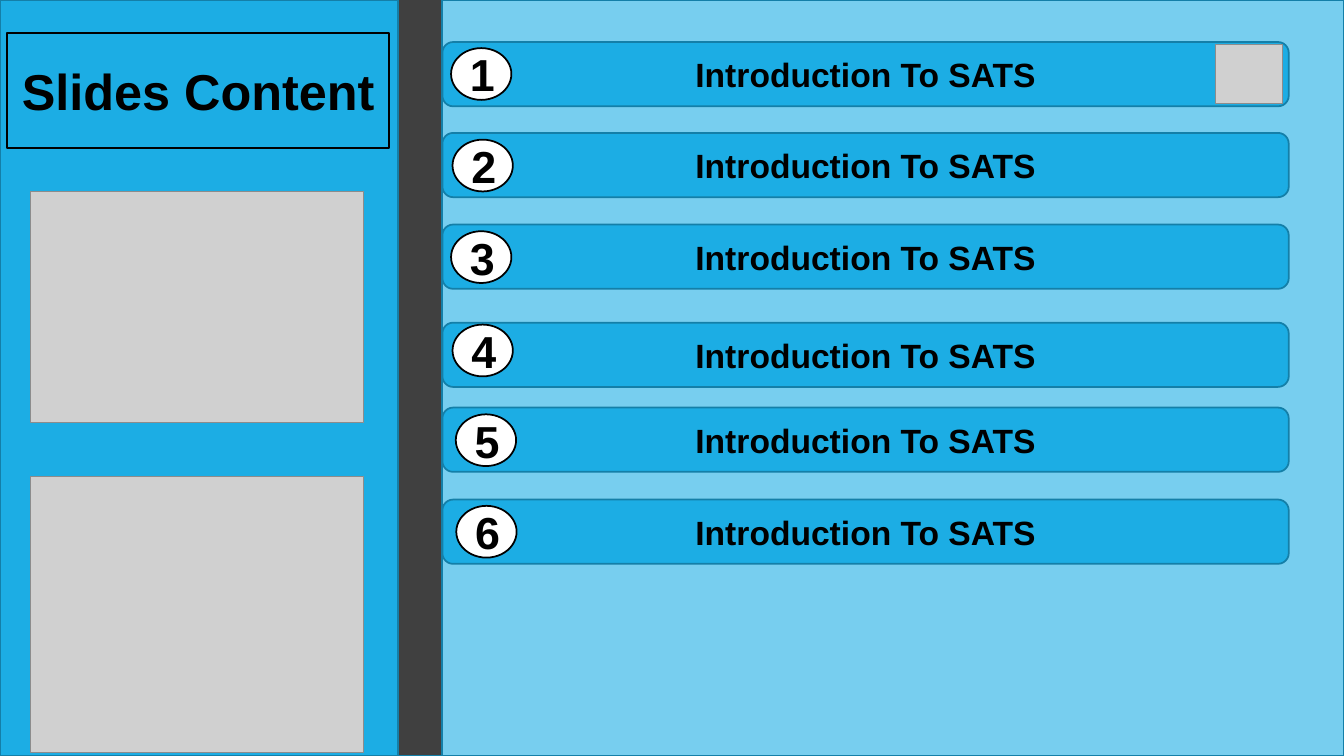
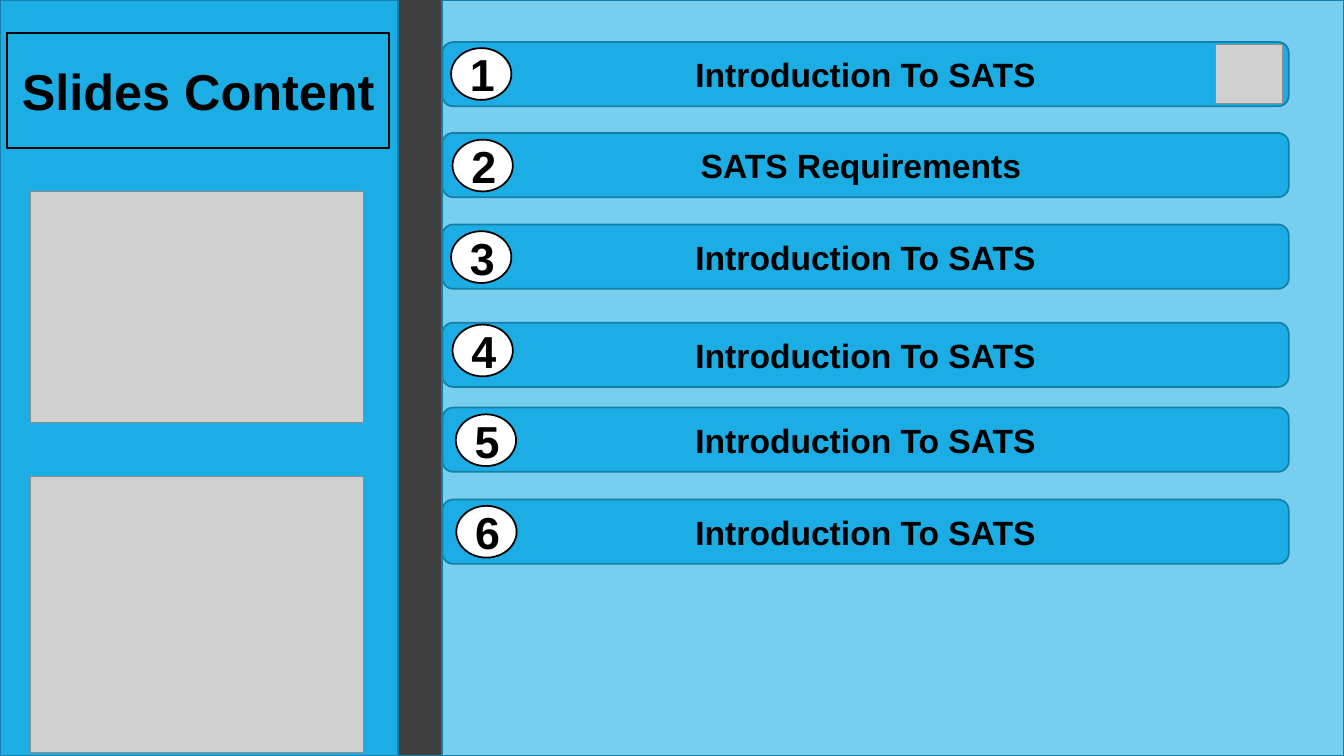
Before and after one commit to hashem-ali/SATS, a slide deck: slide 3 of ProjectPhases/Project-Phase-03-CS310-F-171.pptx. Drawn at 1344x756 pixels with LibreOffice and Linux fonts; fonts in the diff are those of the drawing; grey boxes stand for pictures. Boxes give left, top, right and bottom in pixels: in the first picture for what was removed or moved away, otherwise in the second. Text is boxed around its words. In the diff, an @@ line names an element or a change of style, - is before the commit and + after.

```diff
--- a/ProjectPhases/Project-Phase-03-CS310-F-171.pptx
+++ b/ProjectPhases/Project-Phase-03-CS310-F-171.pptx
@@ text in rounded rectangle at [701, 153, 1021, 185]: text changed @@
-Introduction To SATS
+SATS Requirements
```
Also in this commit, not shown: 1 other slide changed, 6 slides added, 1 slide removed.
